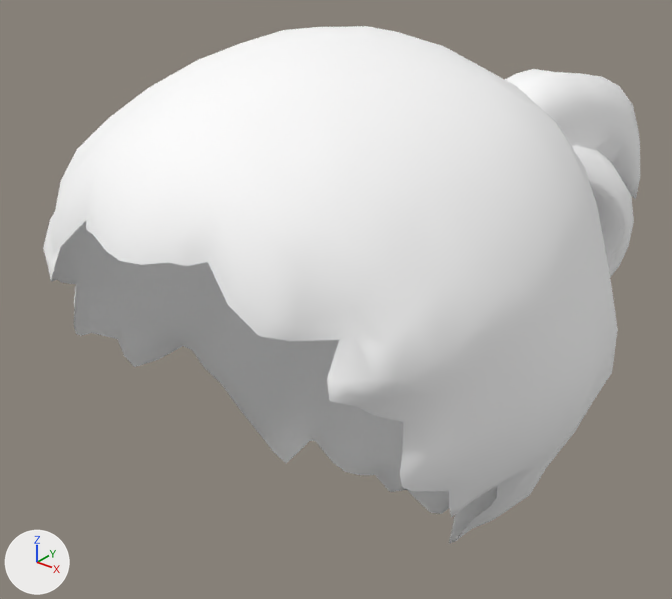
Before and after pictures for a commit that changed the FBX model Assets/BoZo_StylizedModularCharacters/Outfits/Base/HairBack/Outfit_HairBack_PonyTail/BSMC_Outfit_HairBack_PonyTailShort.fbx.
Rendered twice from a 50 mm camera at (0.208, -0.26, 0.278) aimed at (-0.026, 0.033, 0.097). Every picture has the same lights, and +X, +Y and +Z are marked at lower left.

The first picture shows 'BSMC_Outfit_HairBack_PonyTailShort'.
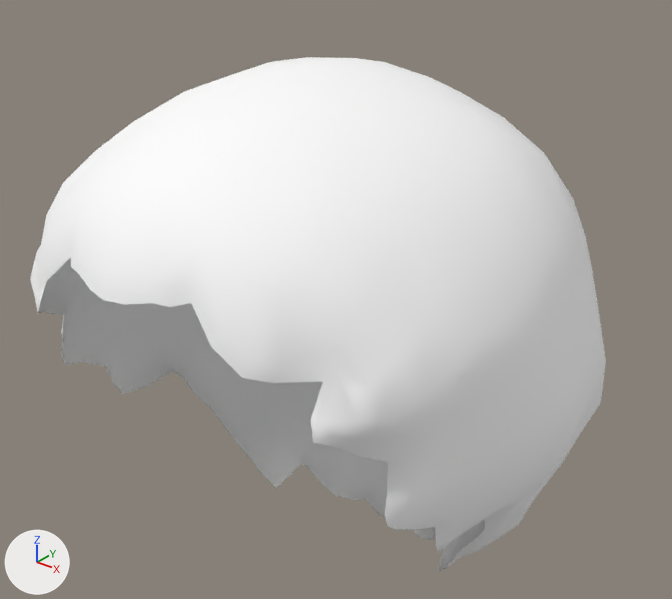
The newer file adds a shape key; the second version is drawn at full value of the shape key 'Tag_Helm' of 'BSMC_Outfit_HairBack_PonyTailShort', and the change is written as the vertex moves it makes.

Where the change shows, as pixel boxes [x1, y1, x2, y2] in the pictures (672 x 599 px; the box of a moved part takes in the faces that stretch with it):
'BSMC_Outfit_HairBack_PonyTailShort', reshaped
    before: [43, 26, 640, 544]
    after: [30, 57, 606, 571]
part 1 of me_mesh, moved or reshaped (not visible afterwards)
    before: [505, 69, 640, 278]
part 2 of me_mesh, moved or reshaped
    before: [43, 26, 618, 544]
    after: [30, 57, 606, 571]

Edits to the bpy script that builds the scene:
```text
Change me_mesh:
    where me_mesh.from_pydata(...)  # 966 vertices, 946 faces; spans x -10.1..10.1, y -0.2..22.1, z -22.6..10.2
    used by ob_bsmc_outfit_hairback_ponytailshort; location = (0.0, 0.0, 0.0); rotation_euler = (1.571, 0.0, 0.0), in degrees (90, 0, 0); scale = (0.01, 0.01, 0.01)
    me_mesh part 1: the loose piece of 431 vertices spanning x -4.1..5.3, y 0.7..18.4, z -22.6..-9.1 is scaled about its middle by 0.0384, then moved by (-0.6, 2.3, 9.0)
    me_mesh part 2: the loose piece of 474 vertices spanning x -10.1..10.1, y -0.2..22.1, z -11.4..10.2 is moved by (0.0, -1.0, 0.7)
```
